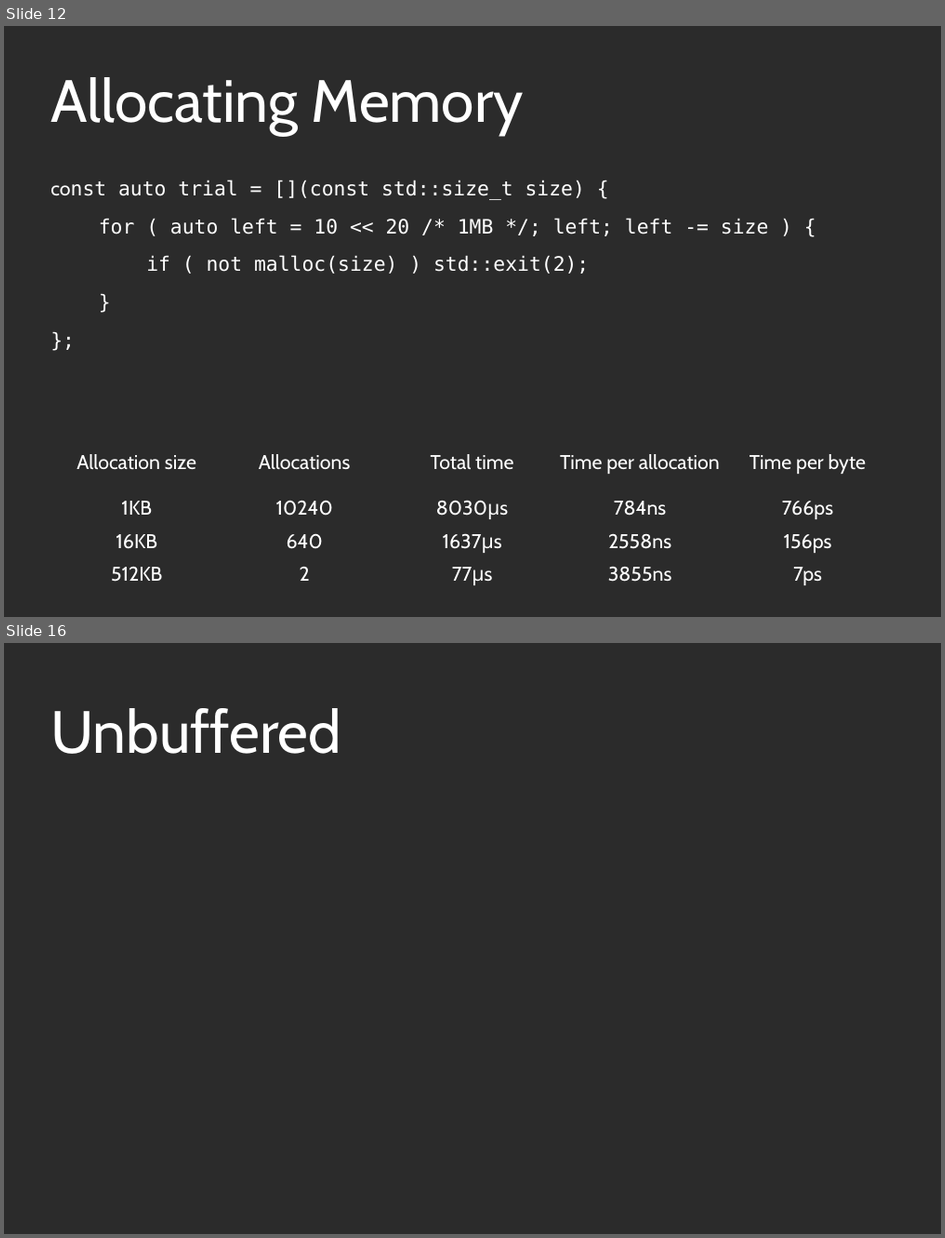
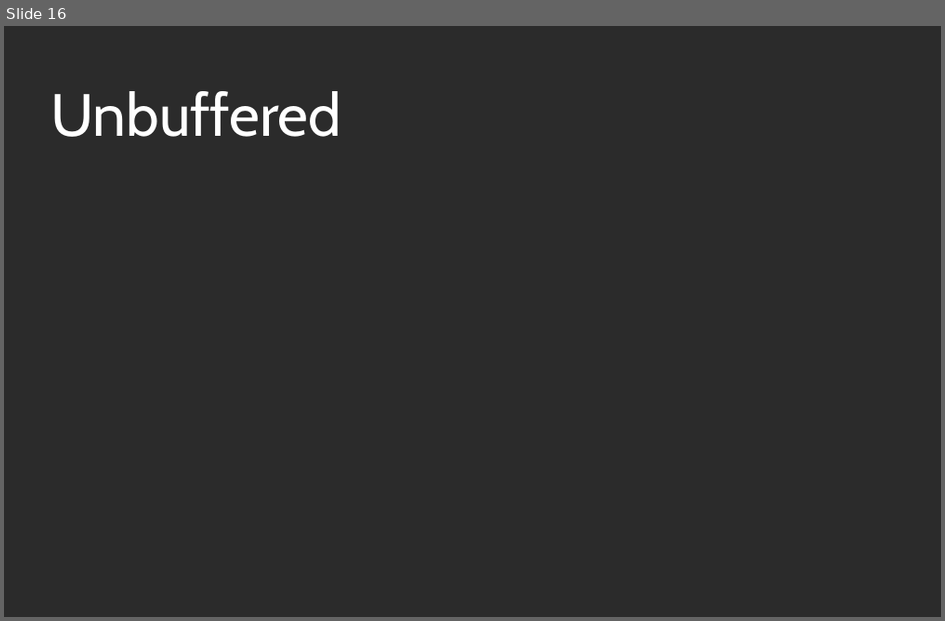
Before and after one commit to KayEss/cpp-designing4performance, a slide deck: slides/Designing APIs For Performance.odp. Shown one above the other, each under a label of ours: slides 12 and 16 before the commit, slide 16 after it; the slides between them are not shown. The pictures are 945x1238 and 945x621 pixels, drawn with LibreOffice and Linux fonts; fonts in the diff are those of the drawing; background and template pictures are left out; a plain dark background stands for a picture behind light text. Boxes give left, top, right and bottom in pixels: in the first picture for what was removed or moved away, otherwise in the second. Text is boxed around its words. In the diff, an @@ line names an element or a change of style, - is before the commit and + after.

```diff
--- a/slides/Designing APIs For Performance.odp
+++ b/slides/Designing APIs For Performance.odp
@@ slide 12 removed at [4, 26, 941, 617], background picture (left out) @@
@@ title removed at [50, 77, 524, 136] @@
-Allocating Memory
@@ text removed at [50, 179, 768, 273] @@
-const auto trial = [](const std::size_t size) {
-for ( auto left = 10 << 20 /* 1MB */; left; left -= size ) {
-if ( not malloc(size) ) std::exit(2);
-}
-};
@@ table removed at [52, 431, 892, 589], 4 rows, 5 columns @@
-Allocation size | Allocations | Total time | Time per allocation | Time per byte
-1KB | 10240 | 8030μs | 784ns | 766ps
-16KB | 640 | 1637μs | 2558ns | 156ps
-512KB | 2 | 77μs | 3855ns | 7ps
```
Also in this commit, not shown: 3 slides changed, 4 slides added, 3 other slides removed, 5 other files.
